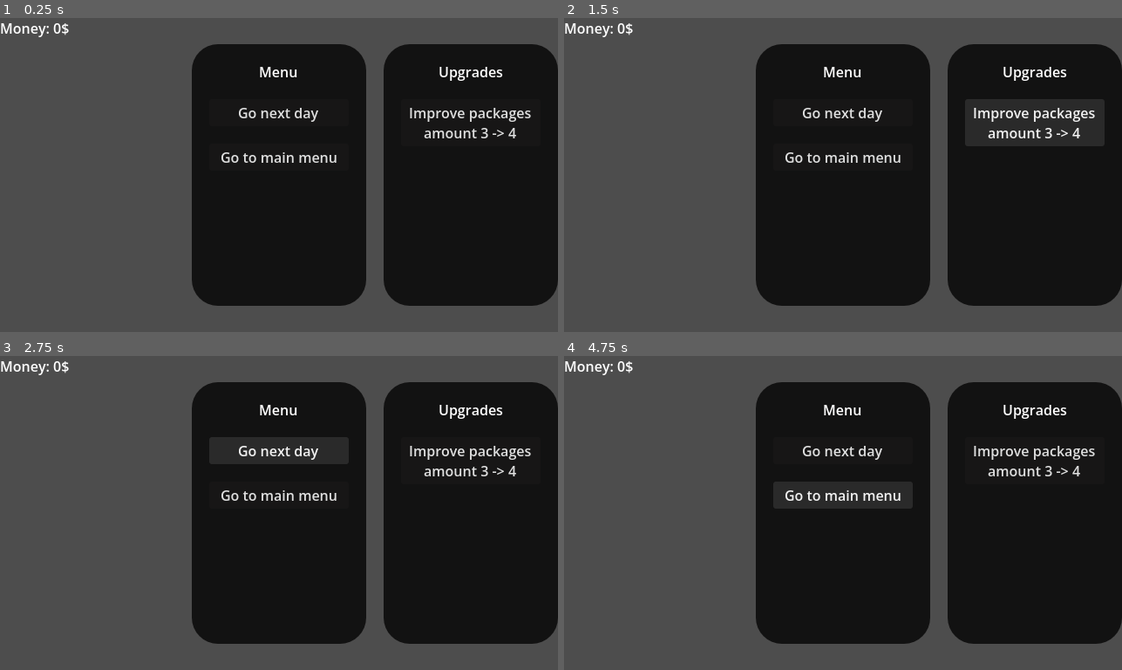
Above: before the commit, frames 1-4 (two rows, left to right).
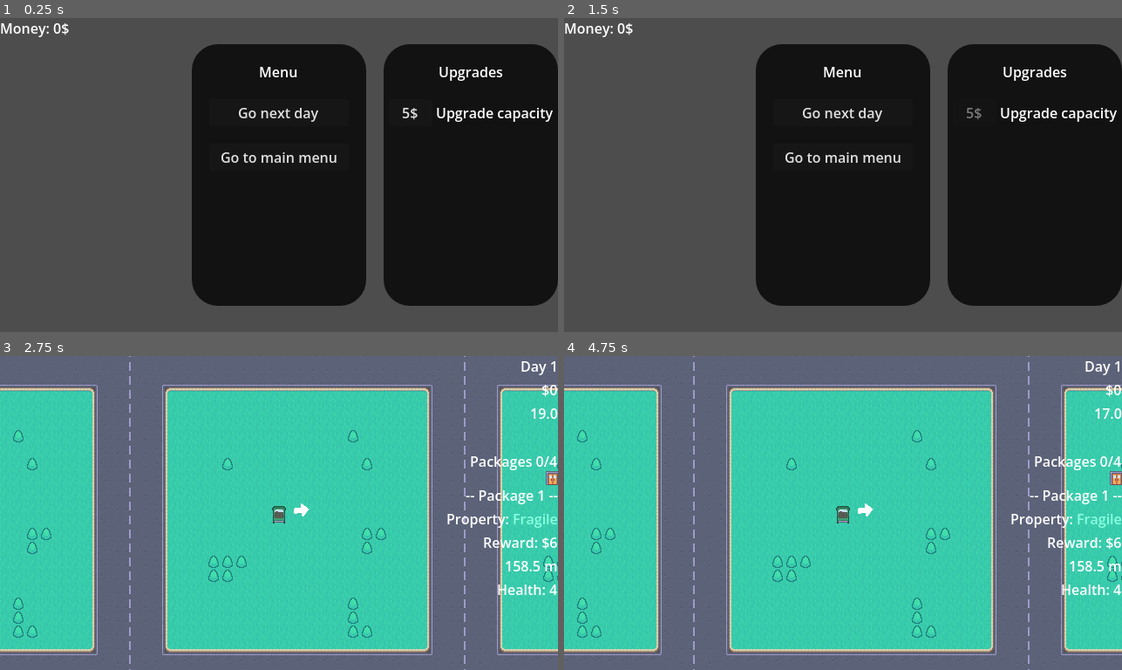
Above: after the commit, the same moments.

Repository: ruben-velasquez/rush-and-deliver
Game: Godot game, scene res://scenes/upgrade_menu.tscn
Two runs of this game, one before a commit and one after it. Both use one fixed random seed, a clock stepped at 60 frames per second and the inputs below. This scene is started directly instead of the project's main scene.
Inputs (mouse positions are in pixels of both pictures, inside the frame that each line leads up to):
- Up to frame 1 (0.25 s): no input
- Up to frame 2 (1.5 s): click (1032, 121) at 0.5 s, where only the run before the commit has a clickable "Improve packages amount 3 -> 4"; click (976, 112) at 1.25 s, where only the run after the commit has a clickable "5$"
- Up to frame 3 (2.75 s): click "Go next day" at 2 s
- Up to frame 4 (4.75 s): click (843, 450) at 2.75 s, where only the run before the commit has a clickable "Go next day"; tap Enter at 3.5 s; hold D (right) 3.53-4.25 s; click (843, 494) at 4.25 s, where only the run before the commit has a clickable "Go to main menu"

The runs differ from the first frame. In frame 1, 0.8% of the frame differs, in the area x 72-100%, y 28-39%; in frame 2, 0.8%; in frame 3, 100%, in the area x 0-100%, y 0-100%; in frame 4, 100%.

Commit message:
feat: create upgrades system

Diff:
--- a/project.godot
+++ b/project.godot
@@ -18,6 +18,8 @@
 [autoload]
 
 GameManager="*uid://b7a3ujwv1f4ow"
+UpgradesManager="*uid://b0ectkassnhp2"
+RunData="*uid://d1f8rf3bw70am"
 
 [display]
 
--- a/scenes/finish_popup.tscn
+++ b/scenes/finish_popup.tscn
@@ -60,7 +60,7 @@
 theme_override_constants/icon_max_width = 50
 text = "Continue"
 script = ExtResource("1_ifh4c")
-buttonType = 2
+sceneToLoad = "uid://dr4qd4cw401nu"
 
 [node name="MainMenuButton" type="Button" parent="Panel/VBoxContainer" unique_id=1737862094]
 layout_mode = 2
--- a/scenes/upgrade_menu.tscn
+++ b/scenes/upgrade_menu.tscn
@@ -2,6 +2,8 @@
 
 [ext_resource type="Script" uid="uid://cft86kstfxmbc" path="res://scripts/scene_manager.gd" id="1_ksfom"]
 [ext_resource type="StyleBox" uid="uid://biwmc72m52d64" path="res://Themes/popup_theme.tres" id="2_0e30j"]
+[ext_resource type="Script" uid="uid://bk7l3nkmi2rqp" path="res://scripts/change_scene_button.gd" id="3_0e30j"]
+[ext_resource type="Script" uid="uid://74e6pktsngf8" path="res://scripts/upgrade_option.gd" id="4_jkuc8"]
 
 [node name="Scene" type="Node2D" unique_id=682139572]
 script = ExtResource("1_ksfom")
@@ -40,10 +42,14 @@
 [node name="NextDayButton" type="Button" parent="CanvasLayer/MainPanel/VBoxContainer" unique_id=486614923]
 layout_mode = 2
 text = "Go next day"
+script = ExtResource("3_0e30j")
+buttonType = 2
 
 [node name="MainMenuButton" type="Button" parent="CanvasLayer/MainPanel/VBoxContainer" unique_id=435839579]
 layout_mode = 2
 text = "Go to main menu"
+script = ExtResource("3_0e30j")
+sceneToLoad = "uid://dn8dlbfrm5smc"
 
 [node name="UpgradesPanel" type="Panel" parent="CanvasLayer" unique_id=628536767]
 self_modulate = Color(0.003921569, 0, 0, 0.7647059)
@@ -77,9 +83,22 @@
 text = "Upgrades"
 horizontal_alignment = 1
 
-[node name="UpgradeButton" type="Button" parent="CanvasLayer/UpgradesPanel/VBoxContainer" unique_id=373285891]
+[node name="UpgradeOption" type="HBoxContainer" parent="CanvasLayer/UpgradesPanel/VBoxContainer" unique_id=19922984 node_paths=PackedStringArray("purchase_button", "label")]
 layout_mode = 2
-text = "Improve packages
+size_flags_horizontal = 4
+script = ExtResource("4_jkuc8")
+purchase_button = NodePath("PurchaseButton")
+label = NodePath("UpgradeName")
+
+[node name="PurchaseButton" type="Button" parent="CanvasLayer/UpgradesPanel/VBoxContainer/UpgradeOption" unique_id=373285891]
+custom_minimum_size = Vector2(50, 0)
+layout_mode = 2
+text = "5$"
+
+[node name="UpgradeName" type="Label" parent="CanvasLayer/UpgradesPanel/VBoxContainer/UpgradeOption" unique_id=213710507]
+layout_mode = 2
+mouse_filter = 1
+text = " Improve packages
 amount 3 -> 4"
 
 [node name="Label" type="Label" parent="CanvasLayer" unique_id=1720780890]
--- a/scripts/change_scene_button.gd
+++ b/scripts/change_scene_button.gd
@@ -13,9 +13,9 @@
 func _pressed() -> void:
 	match buttonType:
 		ButtonType.NEXT_DAY:
-			GameManager.next_day()
+			GameManager.start_day()
 		ButtonType.LOAD_SCENE:
 			print(sceneToLoad)
-			GameManager.scene_manager.load_scene(sceneToLoad)
+			SceneManager.instance.load_scene(sceneToLoad)
 		ButtonType.EXIT_GAME:
 			get_tree().quit()
--- a/scripts/day_ended_popup.gd
+++ b/scripts/day_ended_popup.gd
@@ -5,7 +5,7 @@
 
 func setup():
 	var daily_costs = GameManager.daily_costs
-	var money_amount = GameManager.current_score
+	var money_amount = RunData.money
 	var output = ""
 
 	for fee in daily_costs:
--- a/scripts/day_label.gd
+++ b/scripts/day_label.gd
@@ -3,4 +3,4 @@
 
 # Called when the node enters the scene tree for the first time.
 func _ready() -> void:
-	text = "Day " + str(GameManager.current_day)
+	text = "Day " + str(RunData.current_day)
--- a/scripts/game_manager.gd
+++ b/scripts/game_manager.gd
@@ -1,12 +1,11 @@
 extends Node
 
-var scene_manager: SceneManager
 var packages_manager: PackagesManager
 var ui_manager: UIManager
 
-var current_day: int = 1
-var current_score: int = 0
 var current_timer: Timer
+
+var current_upgrades: Array[Upgrade]
 
 class DailyCost:
 	var name: String
@@ -26,6 +25,9 @@
 signal on_timer_end
 signal on_score_updated
 
+signal on_day_end
+signal on_day_start
+
 const GOAL_SCENE = preload("res://scenes/goal.tscn")
 
 # Called when the node enters the scene tree for the first time.
@@ -35,26 +37,26 @@
 	get_window().min_size = Vector2i(640, 360)
 
 func add_score(reward: int):
-	current_score = current_score + reward
+	RunData.money = RunData.money + reward
 	on_score_updated.emit()
 
 func end_day():
-	current_day += 1
+	RunData.current_day += 1
 
 	for fee in daily_costs:
 		add_score(-fee.amount)
 
-	if current_score < 0:
-		current_day = 1
-		current_score = 0
+	if RunData.money < 0:
+		RunData.current_day = 1
+		RunData.money = 0
 		ui_manager.show_game_over_screen()
 	else:
 		ui_manager.show_end_day_popup()
 
-func next_day():
-	scene_manager.reload_scene()
+func start_day():
+	SceneManager.instance.load_game_scene()
 
 func reset():
-	current_day = 1
-	current_score = 0
-	scene_manager.reload_scene()
+	RunData.current_day = 1
+	RunData.money = 0
+	current_upgrades.clear()
--- a/scripts/money_label.gd
+++ b/scripts/money_label.gd
@@ -5,4 +5,4 @@
 	GameManager.on_score_updated.connect(on_score_updated)
 
 func on_score_updated():
-	text = "$" + str(GameManager.current_score)
+	text = "$" + str(RunData.money)
--- /dev/null
+++ b/scripts/objects/upgrade.gd
@@ -0,0 +1,20 @@
+class_name Upgrade
+extends Object
+
+var name: String
+var base_price: int
+
+func on_purchase():
+	pass
+
+func on_day_start():
+	pass
+
+func on_day_end():
+	pass
+
+func get_description() -> String:
+	return ""
+
+func get_price() -> int:
+	return 1
--- a/scripts/packages_manager.gd
+++ b/scripts/packages_manager.gd
@@ -54,9 +54,9 @@
 	currentPackage = 0
 
 	if packages.is_empty():
-		packages.resize(3)
+		packages.resize(RunData.package_capacity)
 
-	for i in range(3):
+	for i in range(RunData.package_capacity):
 		if packages[i] and !packages[i].done:
 			continue
 
--- a/scripts/player_controller.gd
+++ b/scripts/player_controller.gd
@@ -16,7 +16,7 @@
 const CRASH_COOLDOWN_MS = 2000
 
 var move = true
-var speed := 0.0
+var _speed := 0.0
 
 @export var camera2D: Camera2D
 
@@ -36,20 +36,20 @@
 
 	# --- Aceleración ---
 	if forward_input != 0:
-		speed += forward_input * ACCELERATION * delta
+		_speed += forward_input * ACCELERATION * delta
 	else:
 		# --- Fricción ---
-		speed = move_toward(speed, 0, FRICTION * delta)
+		_speed = move_toward(_speed, 0, FRICTION * delta)
 
 	# Limitar velocidad
-	speed = clamp(speed, -MAX_SPEED / 2, MAX_SPEED)
+	_speed = clamp(_speed, -MAX_SPEED / 2, MAX_SPEED)
 
 	# --- Rotación (solo si se está moviendo) ---
-	if abs(speed) > 10:
-		rotation += turn_input * ROTATION_SPEED * (speed / MAX_SPEED) * delta
+	if abs(_speed) > 10:
+		rotation += turn_input * ROTATION_SPEED * (_speed / MAX_SPEED) * delta
 
 	# --- Movimiento en dirección del auto ---
-	desired_velocity = -transform.y * speed * velocity_multiplier
+	desired_velocity = -transform.y * _speed * velocity_multiplier
 
 	velocity = lerp(velocity, desired_velocity, 0.2)
 
--- a/scripts/restart_game_button.gd
+++ b/scripts/restart_game_button.gd
@@ -9,3 +9,4 @@
 # Called every frame. 'delta' is the elapsed time since the previous frame.
 func reset():
 	GameManager.reset()
+	SceneManager.instance.reload_scene()
--- /dev/null
+++ b/scripts/run_data.gd
@@ -0,0 +1,5 @@
+extends Node
+
+var package_capacity := 3
+var money := 0
+var current_day := 1
--- a/scripts/scene_manager.gd
+++ b/scripts/scene_manager.gd
@@ -1,11 +1,18 @@
 extends Node2D
 class_name SceneManager
 
+const GAME_SCENE: PackedScene = preload("res://scenes/main.tscn")
+
+static var instance: SceneManager
+
 func _ready():
-	GameManager.scene_manager = self
+	instance = self
 
 func reload_scene():
 	get_tree().reload_current_scene()
 
 func load_scene(scene):
 	get_tree().change_scene_to_file(scene)
+
+func load_game_scene():
+	get_tree().change_scene_to_packed(GAME_SCENE)
--- a/scripts/timer.gd
+++ b/scripts/timer.gd
@@ -1,7 +1,7 @@
 extends Label
 
 @export var timer: Timer
-const DAY_DURATION_SEG: float = 60
+const DAY_DURATION_SEG: float = 20
 
 # Called when the node enters the scene tree for the first time.
 func _ready() -> void:
--- /dev/null
+++ b/scripts/upgrade_option.gd
@@ -0,0 +1,24 @@
+extends Node
+
+@export var purchase_button: Button
+@export var label: Label
+
+var _upgrade: Upgrade
+
+func _ready() -> void:
+	setup(
+		CapacityUpgrade.new()
+	)
+
+# Called when the node enters the scene tree for the first time.
+func setup(_u: Upgrade):
+	_upgrade = _u
+
+	label.text = _upgrade.name
+	label.tooltip_text = _upgrade.get_description()
+	purchase_button.text = "%s$" % UpgradesManager.get_upgrade_price(_upgrade)
+	purchase_button.pressed.connect(on_purchase)
+
+func on_purchase():
+	purchase_button.disabled = true
+	UpgradesManager.add_upgrade(_upgrade)
--- /dev/null
+++ b/scripts/upgrades/capacity_upgrade.gd
@@ -0,0 +1,17 @@
+class_name CapacityUpgrade
+extends Upgrade
+
+func _init() -> void:
+	name = "Upgrade capacity"
+	base_price = 5
+
+func on_purchase():
+	RunData.package_capacity += 1
+
+func get_description() -> String:
+	var capacity = RunData.package_capacity
+	return "%s -> %s" % [capacity, capacity + 1]
+
+func get_price() -> int:
+	var capacity = RunData.package_capacity
+	return base_price + capacity - 3
--- /dev/null
+++ b/scripts/upgrades_manager.gd
@@ -0,0 +1,22 @@
+extends Node2D
+
+var current_upgrades: Array[Upgrade] = []
+
+func _ready() -> void:
+	GameManager.on_day_end.connect(on_day_end)
+	GameManager.on_day_start.connect(on_day_start)
+
+func on_day_start():
+	for upgrade in current_upgrades:
+		upgrade.on_day_start()
+
+func on_day_end():
+	for upgrade in current_upgrades:
+		upgrade.on_day_end()
+
+func add_upgrade(upgrade: Upgrade):
+	current_upgrades.append(upgrade)
+	upgrade.on_purchase()
+
+func get_upgrade_price(upgrade: Upgrade) -> int:
+	return upgrade.get_price()
Not shown, added: scripts/objects/upgrade.gd.uid
Not shown, added: scripts/run_data.gd.uid
Not shown, added: scripts/upgrade_option.gd.uid
Not shown, added: scripts/upgrades/capacity_upgrade.gd.uid
Not shown, added: scripts/upgrades_manager.gd.uid
